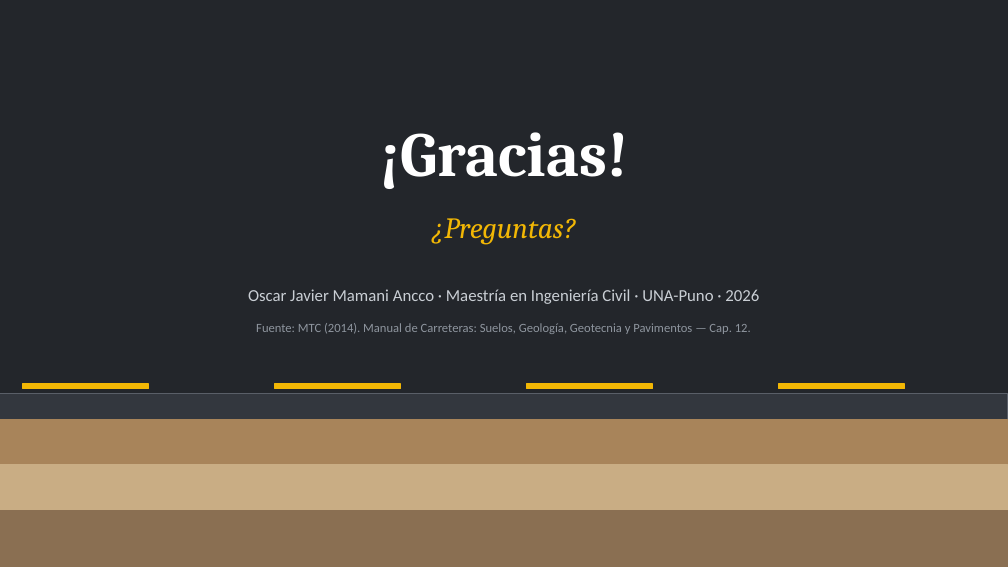
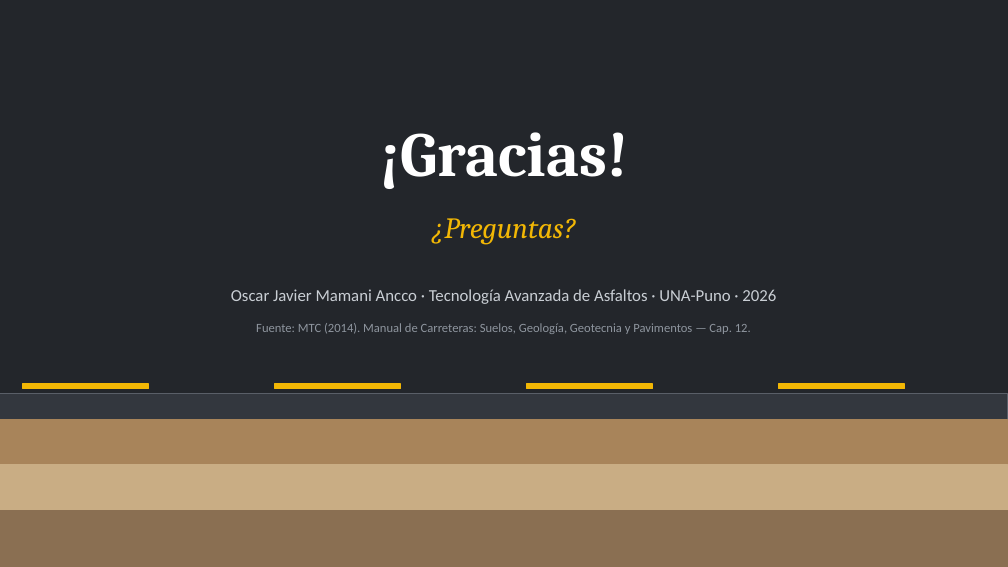
Before and after one commit to HespinozaB/Reporte-Interferencias-1, a slide deck: slide 11 of Pavimento_Flexible_y_Bermas_Oscar_Mamani.pptx. Drawn at 1008x567 pixels with LibreOffice and Linux fonts; fonts in the diff are those of the drawing. Boxes give left, top, right and bottom in pixels: in the first picture for what was removed or moved away, otherwise in the second. Text is boxed around its words. In the diff, an @@ line names an element or a change of style, - is before the commit and + after.

```diff
--- a/Pavimento_Flexible_y_Bermas_Oscar_Mamani.pptx
+++ b/Pavimento_Flexible_y_Bermas_Oscar_Mamani.pptx
@@ text at bbox=[231, 289, 776, 304]: text changed @@
-Oscar Javier Mamani Ancco · Maestría en Ingeniería Civil · UNA-Puno · 2026
+Oscar Javier Mamani Ancco · Tecnología Avanzada de Asfaltos · UNA-Puno · 2026
```
Also in this commit, not shown: 1 other slide changed.
